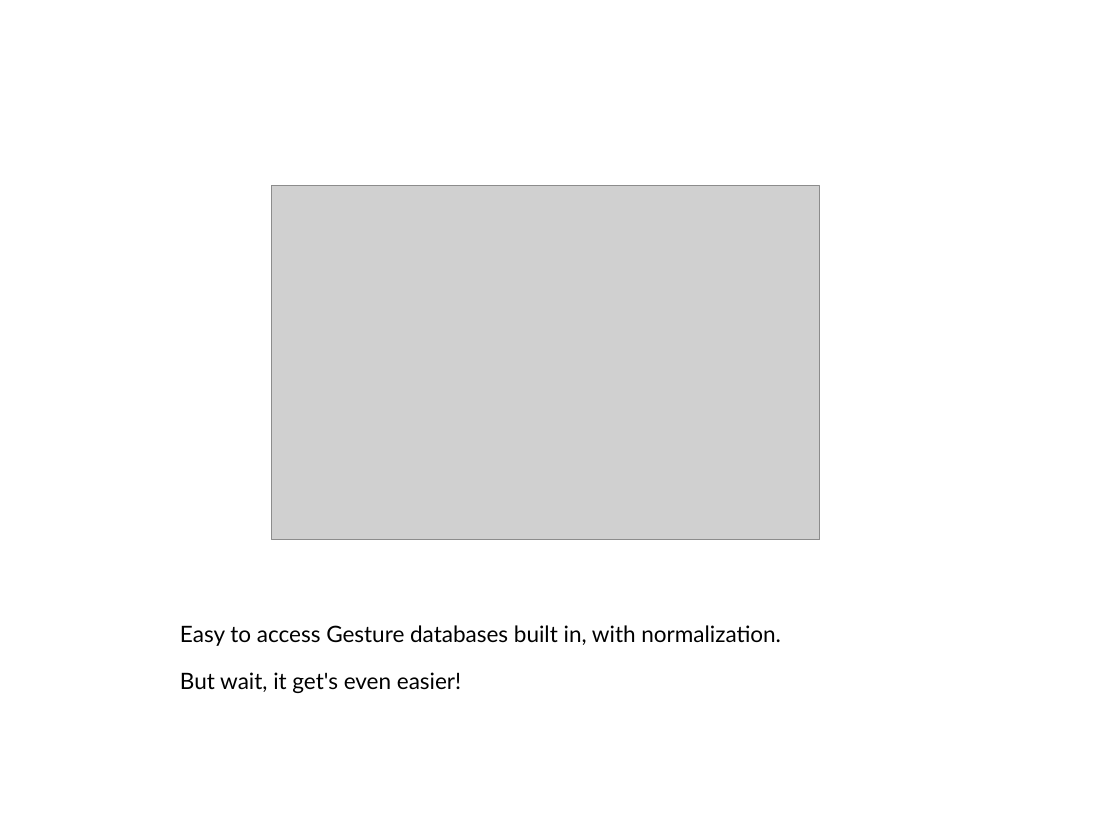
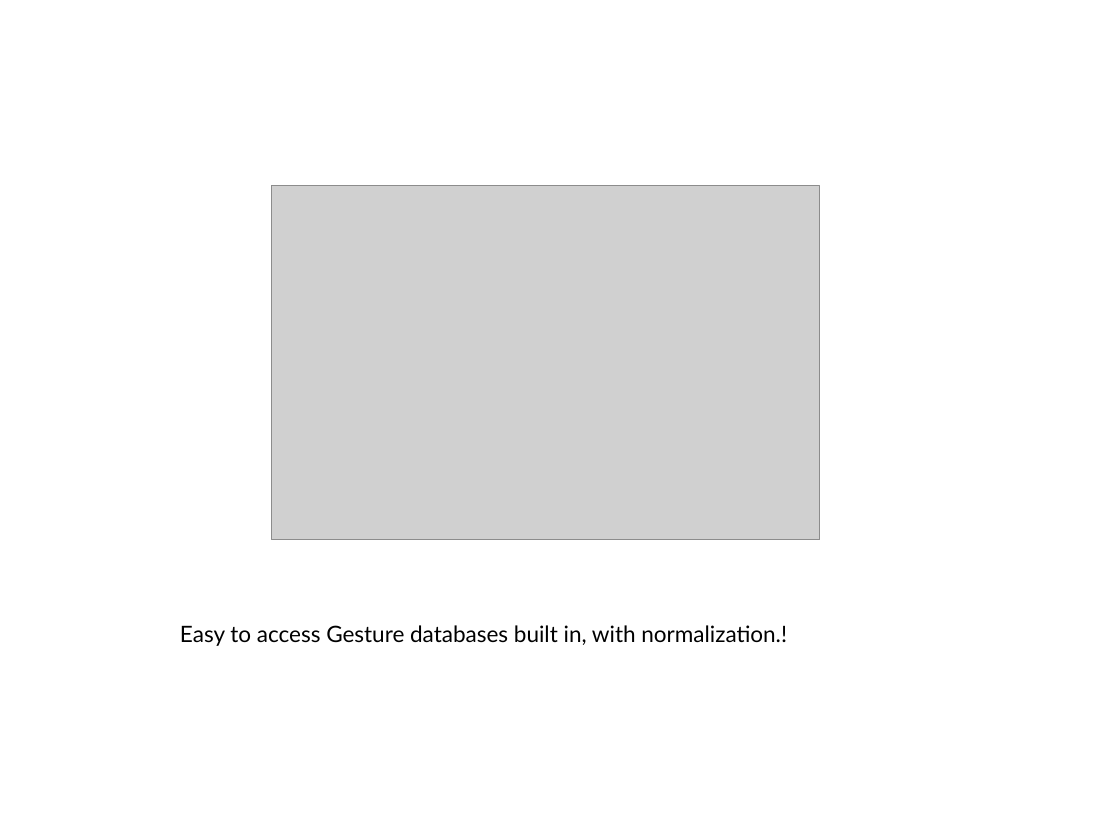
Before and after one commit to Zen-CODE/kivybits, a slide deck: slide 26 of PyCon/ZA 2013/PyCon.odp (slide 27 before the commit). Drawn at 1120x840 pixels with LibreOffice and Linux fonts; fonts in the diff are those of the drawing; grey boxes stand for pictures; background and template pictures are left out. Boxes give left, top, right and bottom in pixels: in the first picture for what was removed or moved away, otherwise in the second. Text is boxed around its words. In the diff, an @@ line names an element or a change of style, - is before the commit and + after.

```diff
--- a/PyCon/ZA 2013/PyCon.odp
+++ b/PyCon/ZA 2013/PyCon.odp
@@ text at (x1=180, y1=625, x2=787, y2=646): text changed @@
-Easy to access Gesture databases built in, with normalization.
-But wait, it get's even easier!
+Easy to access Gesture databases built in, with normalization.!
```
Also in this commit, not shown: 17 other slides changed, 1 slide removed, 1 other file.
